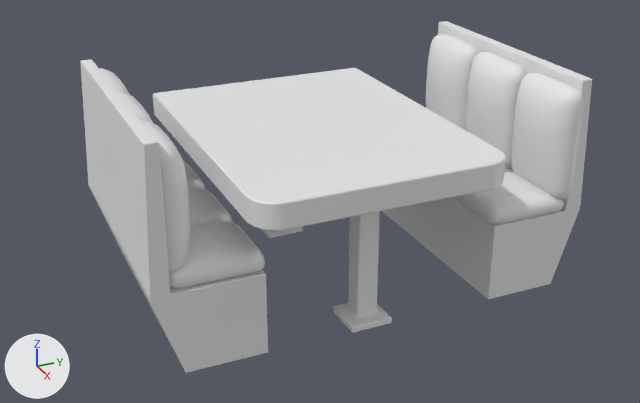
Two versions of the Blender file Models/breakfast with my son.blend, one commit apart.
Rendered twice from a 50 mm camera at (7.6, -3.38, 4.55) aimed at (0.12, -0.02, 0.81). Arrows for +X, +Y and +Z are at lower left; the lights stay in place.

The older version as bpy lines, for what is in view:
```python
ob_chair = bpy.data.objects.new('chair', me_cube_006)
ob_chair.location = (-0.036, -1.481, 0.973)
ob_chair.rotation_euler = (0.0, 0.0, 3.142)  # degrees (0, 0, 180)
ob_chair2 = bpy.data.objects.new('chair2', me_cube_006)
ob_chair2.location = (0.0, 1.739, 0.973)
ob_chair2_back = bpy.data.objects.new('chair2 back', me_cube_007)
ob_chair2_back.location = (-0.82, 2.028, 0.888)
ob_chair2_back.scale = (1.0, 0.653, 1.06)
ob_chair2_seat = bpy.data.objects.new('chair2 seat', me_cube_008)
ob_chair2_seat.location = (-0.814, 2.152, 0.795)
ob_chair_back = bpy.data.objects.new('chair back', me_cube_001)
ob_chair_back.location = (0.816, -1.77, 0.888)
ob_chair_back.rotation_euler = (0.0, 0.0, 3.142)  # degrees (0, 0, 180)
ob_chair_back.scale = (1.0, 0.653, 1.06)
ob_chair_seats = bpy.data.objects.new('chair seats', me_cube_002)
ob_chair_seats.location = (0.854, -1.895, 0.795)
ob_chair_seats.rotation_euler = (0.0, 0.0, 3.142)  # degrees (0, 0, 180)
ob_table = bpy.data.objects.new('table', me_cube)
ob_table.location = (0.0, 0.0, 1.488)
```
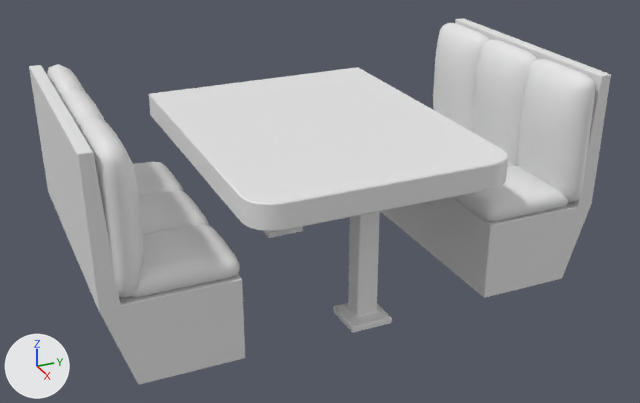
Where the change shows, as pixel boxes (x1, y1, x2, y2) in the pictures (640 x 403 px; the box of a moved part takes in the faces that stretch with it):
'table', reshaped
    before: (153, 68, 505, 332)
    after: (149, 67, 508, 332)
'chair', reshaped, moved (15% wider)
    before: (80, 59, 268, 373)
    after: (29, 65, 245, 385)
'chair2 back', reshaped, moved (8% taller)
    before: (426, 34, 583, 200)
    after: (433, 23, 595, 202)
'chair2', reshaped, moved (10% wider)
    before: (382, 21, 592, 299)
    after: (380, 18, 611, 298)
'chair back', reshaped, moved
    before: (100, 68, 190, 274)
    after: (47, 64, 143, 297)
'chair seats', moved
    before: (169, 161, 265, 289)
    after: (131, 162, 240, 297)
'chair2 seat', moved
    before: (454, 168, 564, 224)
    after: (452, 161, 568, 222)
part 1 of me_cube, moved or reshaped
    before: (153, 68, 505, 231)
    after: (149, 67, 508, 231)
part 2 of me_cube_006, moved or reshaped
    before: (94, 196, 580, 373)
    after: (99, 202, 591, 385)
part 3 of me_cube_006, moved or reshaped
    before: (80, 21, 592, 299)
    after: (29, 18, 611, 310)
part 4 of me_cube_007, moved or reshaped
    before: (426, 34, 479, 130)
    after: (433, 23, 489, 132)
part 5 of me_cube_007, moved or reshaped
    before: (466, 52, 527, 169)
    after: (473, 39, 538, 166)
part 6 of me_cube_007, moved or reshaped
    before: (512, 73, 583, 200)
    after: (518, 59, 595, 202)
part 7 of me_cube_001, moved or reshaped
    before: (141, 120, 190, 274)
    after: (80, 117, 143, 297)
part 8 of me_cube_001, moved or reshaped
    before: (118, 92, 153, 123)
    after: (62, 88, 105, 129)
part 9 of me_cube_001, moved or reshaped
    before: (100, 68, 130, 95)
    after: (47, 64, 86, 99)

Edits to the bpy script that builds the scene:
```text
Change me_cube:
    used by ob_table; location = (0.0, 0.0, 1.488)
    remove me_cube.from_pydata(...)  # 72 vertices, 54 faces; spans x -1.62..1.62, y -1.24..1.24, z -1.5..0.13
    add me_cube.from_pydata(...)  # 72 vertices, 54 faces; spans x -1.62..1.62, y -1.28..1.27, z -1.5..0.13
    me_cube part 1: 24 of 72 vertices moved; they spanned x -1.62..1.62, y -1.24..1.24, z -0.13..0.13 and now span x -1.62..1.62, y -1.28..1.27, z -0.13..0.13; mean shift (0.0, 0.0, 0.0); largest move (-1.62, -1.24, -0.13) -> (-1.62, -1.28, -0.13)
Change me_cube_006:
    where me_cube_006.from_pydata(...)  # 16 vertices, 14 faces; spans x -1.29..1.29, y -0.44..0.59, z -1.0..1.17
    used by ob_chair2; location = (0.0, 1.739, 0.973)
    me_cube_006 part 2: all 8 vertices in x -1.29..1.29, y 0.15..0.59, z -1.0..-0.19 are moved by (0.0, 0.2, 0.0)
    me_cube_006 part 3: all 4 vertices in x -1.29..1.29, y 0.41..0.52, z 1.17 are moved by (0.0, 0.28, 0.0)
Change me_cube_007:
    where me_cube_007.from_pydata(...)  # 483 vertices, 456 faces; spans x -0.41..2.2, y -0.29..0.27, z 0.0..1.11
    used by ob_chair2_back; location = (-0.82, 2.028, 0.888); scale = (1.0, 0.653, 1.06)
    me_cube_007 part 4: the loose piece of 161 vertices spanning x -0.41..0.46, y -0.29..0.27, z 0.0..1.11 is scaled about its middle by (1.09, 1, 1.16)
    me_cube_007 part 5: the loose piece of 161 vertices spanning x 0.46..1.33, y -0.29..0.27, z 0.0..1.11 is scaled about its middle by (1.09, 1, 1.16)
    me_cube_007 part 6: the loose piece of 161 vertices spanning x 1.33..2.2, y -0.29..0.27, z 0.0..1.11 is scaled about its middle by (1.09, 1, 1.16)
Change me_cube_001:
    where me_cube_001.from_pydata(...)  # 483 vertices, 456 faces; spans x -0.41..2.2, y -0.29..0.27, z 0.0..1.11
    used by ob_chair_back; location = (0.816, -1.77, 0.888); rotation_euler = (0.0, 0.0, 3.142), in degrees (0, 0, 180); scale = (1.0, 0.653, 1.06)
    me_cube_001 part 7: the loose piece of 161 vertices spanning x -0.41..0.46, y -0.29..0.27, z 0.0..1.11 is scaled about its middle by (1.09, 1, 1.16)
    me_cube_001 part 8: the loose piece of 161 vertices spanning x 0.46..1.33, y -0.29..0.27, z 0.0..1.11 is scaled about its middle by (1.09, 1, 1.16)
    me_cube_001 part 9: the loose piece of 161 vertices spanning x 1.33..2.2, y -0.29..0.27, z 0.0..1.11 is scaled about its middle by (1.09, 1, 1.16)
Change ob_chair2:
    ob_chair2.location: (0.0, 1.739, 0.973) -> (-0.043, 1.72, 0.973)
Change ob_chair2_back:
    ob_chair2_back.location: (-0.82, 2.028, 0.888) -> (-0.916, 2.209, 0.888)
Change ob_chair2_seat:
    ob_chair2_seat.location: (-0.814, 2.152, 0.795) -> (-0.91, 2.134, 0.795)
Change ob_chair:
    ob_chair.location: (-0.036, -1.481, 0.973) -> (-0.036, -1.7, 0.973)
Change ob_chair_back:
    ob_chair_back.location: (0.816, -1.77, 0.888) -> (0.85, -2.189, 0.888)
Change ob_chair_seats:
    ob_chair_seats.location: (0.854, -1.895, 0.795) -> (0.824, -2.114, 0.795)
```
